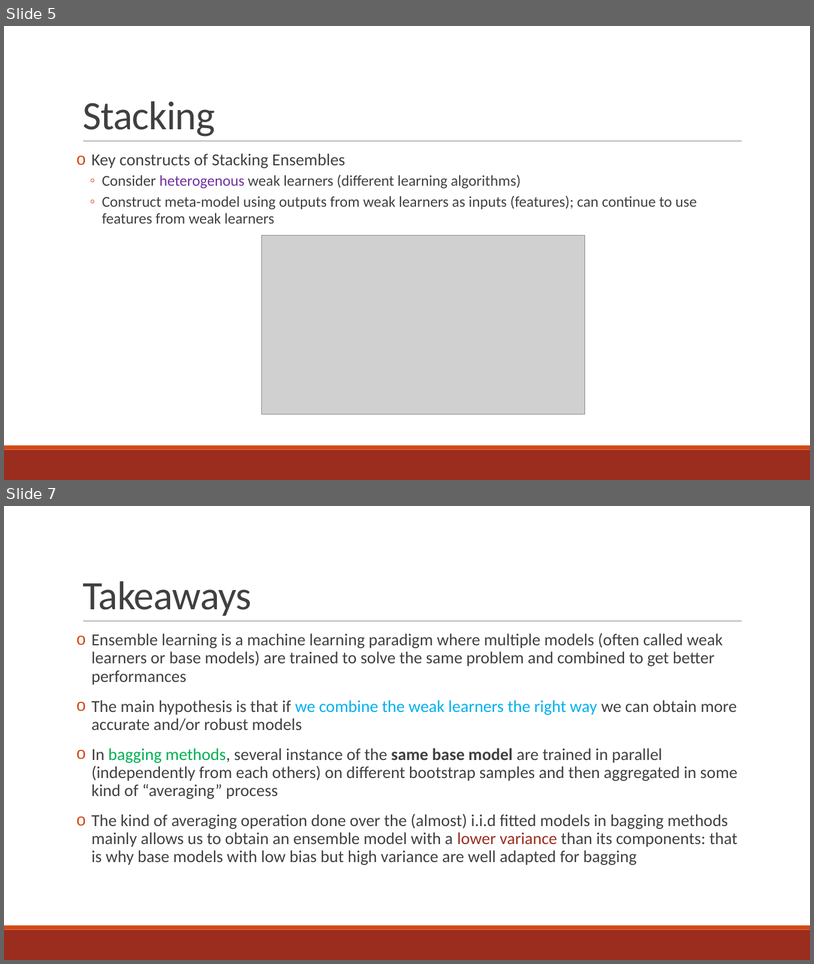
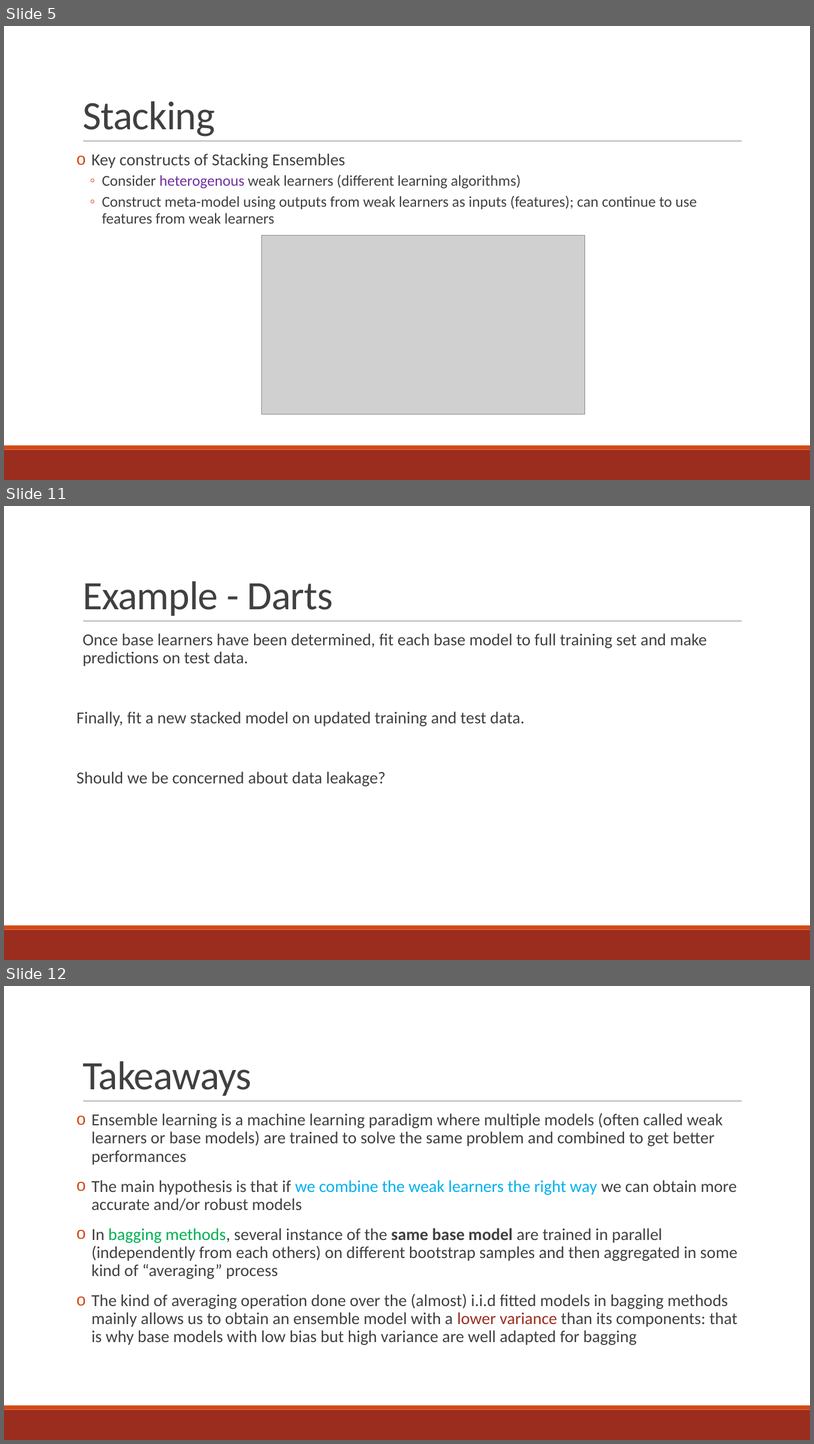
Before and after one commit to rnorthconference/2019Talks, a slide deck: Breakout3b/kreeger_north_20190816.pptx. Shown one above the other, each under a label of ours: slides 5 and 7 before the commit, slides 5, 11 and 12 after it; the slides between them are not shown. The pictures are 814x964 and 814x1444 pixels, drawn with LibreOffice and Linux fonts; fonts in the diff are those of the drawing; grey boxes stand for pictures. Boxes give left, top, right and bottom in pixels: in the first picture for what was removed or moved away, otherwise in the second. Text is boxed around its words. In the diff, an @@ line names an element or a change of style, - is before the commit and + after.

```diff
--- a/Breakout3b/kreeger_north_20190816.pptx
+++ b/Breakout3b/kreeger_north_20190816.pptx
@@ slide 11 added at (x1=4, y1=506, x2=810, y2=960), background #FFFFFF; not listed: 3 template elements that a slide beside it also shows @@
@@ title added at (x1=83, y1=581, x2=333, y2=616), 48 pt, text #404040 @@
+Example - Darts
@@ text added at (x1=77, y1=633, x2=708, y2=786), 20 pt, text #404040 @@
+  Once base learners have been determined, fit each base model to full training set and make predictions on test data.
+Finally, fit a new stacked model on updated training and test data.
+Should we be concerned about data leakage?
@@ what was slide 7 is now slide 12 @@
```
Also in this commit, not shown: 7 other slides added, 1 slide removed.
